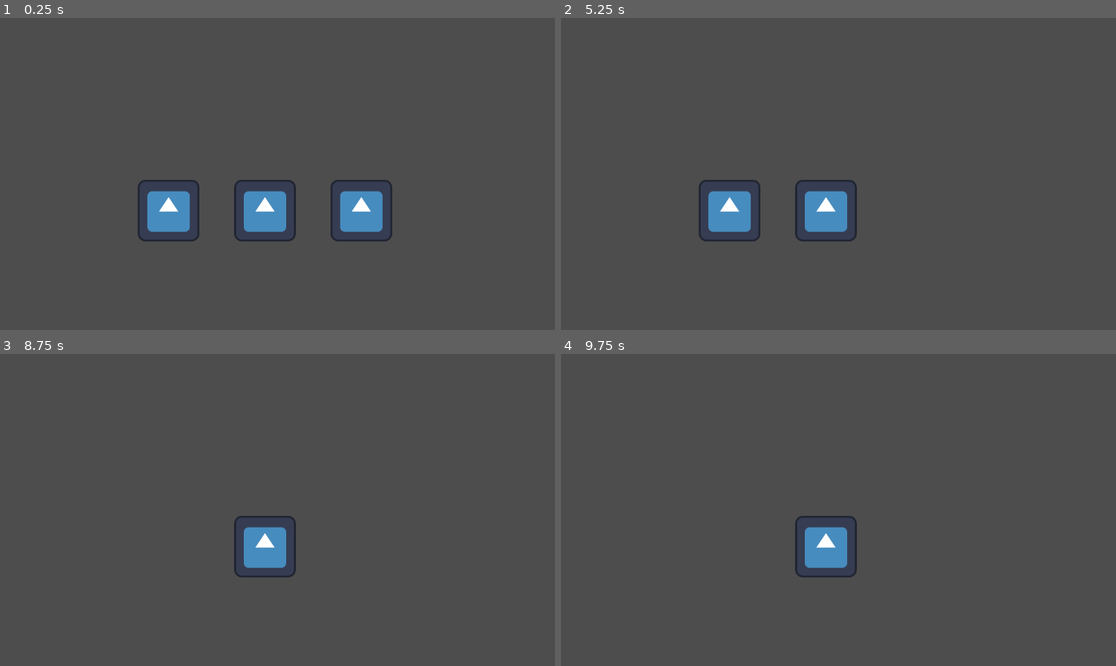
Above: before the commit, frames 1-4 (two rows, left to right).
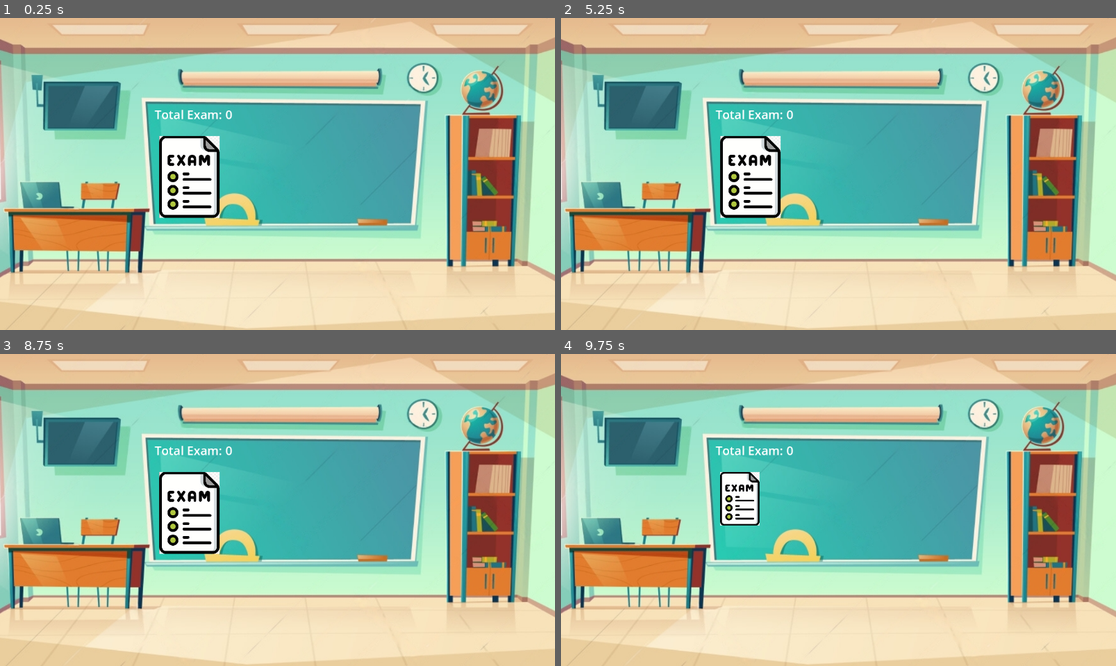
Above: after the commit, the same moments.

Repository: peterjiang36/CMPT306-Group-Project
Game: Godot game, scene res://Exam_Builder.tscn
The game is run twice, just before and just after one commit, with the same random seed, the same clock (stepped at 60 frames per second) and the same inputs. Before the commit the project starts from res://MainScene.tscn. The engine's default icon, where the game draws it, is replaced by a stand-in: a white triangle on a blue panel in a dark square.
Inputs (mouse positions are in pixels of both pictures, inside the frame that each line leads up to):
- Up to frame 1 (0.25 s): no input
- Up to frame 2 (5.25 s): click (766, 183) at 0.52 s; click (766, 183) at 1.27 s; click (766, 183) at 2.02 s; tap Enter at 2.75, 4.25 s; move the mouse to (960, 158) at 2.77 s; click (960, 158) at 2.92 s; tap Space at 3.5, 5 s; move the mouse to (727, 189) at 3.52 s; click (727, 189) at 3.67 s; move the mouse to (894, 105) at 4.27 s; click (894, 105) at 4.42 s; move the mouse to (810, 236) at 5.02 s; click (810, 236) at 5.17 s
- Up to frame 3 (8.75 s): tap Enter at 5.75 s; move the mouse to (444, 556) at 5.77 s; click (444, 556) at 5.92 s; tap Space at 6.5 s; move the mouse to (111, 463) at 6.52 s; click (111, 463) at 6.67 s; move the mouse to (305, 510) at 7.27 s; click (305, 510) at 7.42 s; move the mouse to (194, 432) at 8.02 s; click (194, 432) at 8.17 s
- Up to frame 4 (9.75 s): move the mouse to (960, 494) at 8.77 s; click (960, 494) at 8.92 s; move the mouse to (727, 525) at 9.52 s; click (727, 525) at 9.67 s

The runs differ from the first frame. In frame 1, 100% of the frame differs, in the area x 0-100%, y 0-100%; in frame 2, 100%; in frame 3, 100%; in frame 4, 100%.
Error before the commit: Invalid access to property or key 'position' on a base object of type 'previously freed'. (res://main_scene.gd:39)

Commit message:
Redesigned the structure of the game
Had meeting today with group member and change the main game play of the game.

Diff:
--- /dev/null
+++ b/Exam_Builder.tscn
@@ -0,0 +1,37 @@
+[gd_scene load_steps=7 format=3 uid="uid://bh2cc7ivq8f42"]
+
+[ext_resource type="Texture2D" uid="uid://dse6f2qd2ofjx" path="res://ClickerBilder/2211730843837_.pic.png" id="1_e2ltm"]
+[ext_resource type="PackedScene" uid="uid://vdtow8iopisp" path="res://control.tscn" id="1_l4yas"]
+[ext_resource type="Script" path="res://exam_builder.gd" id="1_ojhvj"]
+[ext_resource type="Texture2D" uid="uid://ckiwecxpqcdwn" path="res://ClickerBilder/Screenshot 2024-11-05 at 4.14.52 PM.png" id="2_klqv3"]
+[ext_resource type="Texture2D" uid="uid://dll3yeuq71ek2" path="res://ClickerBilder/smaller.png" id="3_8fukb"]
+[ext_resource type="Script" path="res://exam_paper.gd" id="6_7cp6j"]
+
+[node name="ExamBuilder" type="Node2D"]
+script = ExtResource("1_ojhvj")
+
+[node name="UI" type="CanvasLayer" parent="."]
+layer = -1
+
+[node name="2211730843837_pic" type="Sprite2D" parent="UI"]
+position = Vector2(570, 381)
+scale = Vector2(1.31379, 1.31379)
+texture = ExtResource("1_e2ltm")
+
+[node name="Control" parent="UI" instance=ExtResource("1_l4yas")]
+offset_left = 321.0
+offset_top = 183.0
+offset_right = 404.0
+offset_bottom = 260.0
+
+[node name="Exam Paper" type="TextureButton" parent="UI"]
+offset_left = 330.0
+offset_top = 245.0
+offset_right = 2190.0
+offset_bottom = 2245.0
+scale = Vector2(0.1, 0.1)
+texture_normal = ExtResource("2_klqv3")
+texture_pressed = ExtResource("3_8fukb")
+script = ExtResource("6_7cp6j")
+
+[connection signal="button_down" from="UI/Exam Paper" to="UI/Exam Paper" method="_on_button_down"]
--- /dev/null
+++ b/control.gd
@@ -0,0 +1,14 @@
+extends Control
+#var value = 0
+@onready var score = $Score:
+	set(x):
+		score.text = "Total Exam: " + str(x)
+
+# Called when the node enters the scene tree for the first time.
+func _ready() -> void:
+	pass
+
+
+# Called every frame. 'delta' is the elapsed time since the previous frame.
+func _process(delta: float) -> void:
+	pass
--- /dev/null
+++ b/control.tscn
@@ -0,0 +1,19 @@
+[gd_scene load_steps=3 format=3 uid="uid://vdtow8iopisp"]
+
+[ext_resource type="Script" path="res://control.gd" id="1_1wchy"]
+[ext_resource type="Script" path="res://score.gd" id="2_bnmdu"]
+
+[node name="Control" type="Control"]
+layout_mode = 3
+anchors_preset = 0
+offset_right = 40.0
+offset_bottom = 40.0
+script = ExtResource("1_1wchy")
+
+[node name="Score" type="Label" parent="."]
+layout_mode = 0
+offset_right = 131.0
+offset_bottom = 23.0
+theme_override_font_sizes/font_size = 25
+text = "Total Exam: 9999"
+script = ExtResource("2_bnmdu")
--- /dev/null
+++ b/exam_builder.gd
@@ -0,0 +1,21 @@
+extends Node2D
+
+@onready var hud = $UI/Control
+@onready var clicker = $"UI/Exam Paper"
+
+
+var score := 0:
+	set(value):
+		score = value
+		hud.score = score
+
+
+# Called when the node enters the scene tree for the first time.
+func _ready() -> void:
+	score= 0
+
+
+
+# Called every frame. 'delta' is the elapsed time since the previous frame.
+func _process(delta: float) -> void:
+	pass
--- /dev/null
+++ b/exam_paper.gd
@@ -0,0 +1,15 @@
+extends TextureButton
+
+
+# Called when the node enters the scene tree for the first time.
+func _ready() -> void:
+	pass # Replace with function body.
+
+
+# Called every frame. 'delta' is the elapsed time since the previous frame.
+func _process(delta: float) -> void:
+	pass
+
+
+func _on_button_down() -> void:
+	var Score = $"../Control/Score"
--- a/project.godot
+++ b/project.godot
@@ -11,7 +11,7 @@
 [application]
 
 config/name="Pop Quiz Showdown"
-run/main_scene="res://MainScene.tscn"
+run/main_scene="res://Exam_Builder.tscn"
 config/features=PackedStringArray("4.3", "GL Compatibility")
 config/icon="res://icon.svg"
 
--- /dev/null
+++ b/score.gd
@@ -0,0 +1,15 @@
+extends Label
+var score = "."
+
+# Called when the node enters the scene tree for the first time.
+func _ready() -> void:
+	pass # Replace with function body.
+
+
+# Called every frame. 'delta' is the elapsed time since the previous frame.
+func _process(delta: float) -> void:
+	pass
+
+func set_Score(value) -> void:
+
+	score.text = "Total Exam: " + str(value)
Not shown, added: ClickerBilder/2211730843837_.pic.jpg.import
Binary file added: ClickerBilder/2211730843837_.pic.png
Not shown, added: ClickerBilder/2211730843837_.pic.png.import
Not shown, added: ClickerBilder/2231730844677_.pic.jpg.import
Binary file added: ClickerBilder/BuyButton.png
Not shown, added: ClickerBilder/BuyButton.png.import
Binary file added: ClickerBilder/ExamPaper.jpg
Not shown, added: ClickerBilder/ExamPaper.jpg.import
Not shown, added: ClickerBilder/ExamPaper.pic.jpg.import
Binary file added: ClickerBilder/Screenshot 2024-11-05 at 2.25.00 PM.png
Not shown, added: ClickerBilder/Screenshot 2024-11-05 at 2.25.00 PM.png.import
Binary file added: ClickerBilder/Screenshot 2024-11-05 at 4.14.52 PM.png
(and 19 more such lines)
